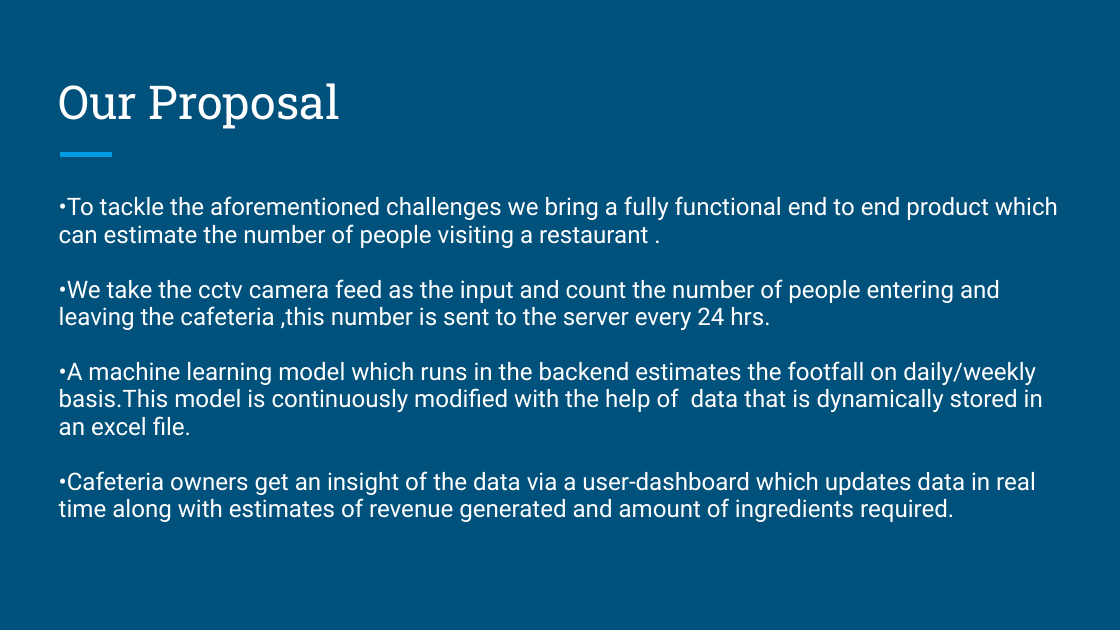
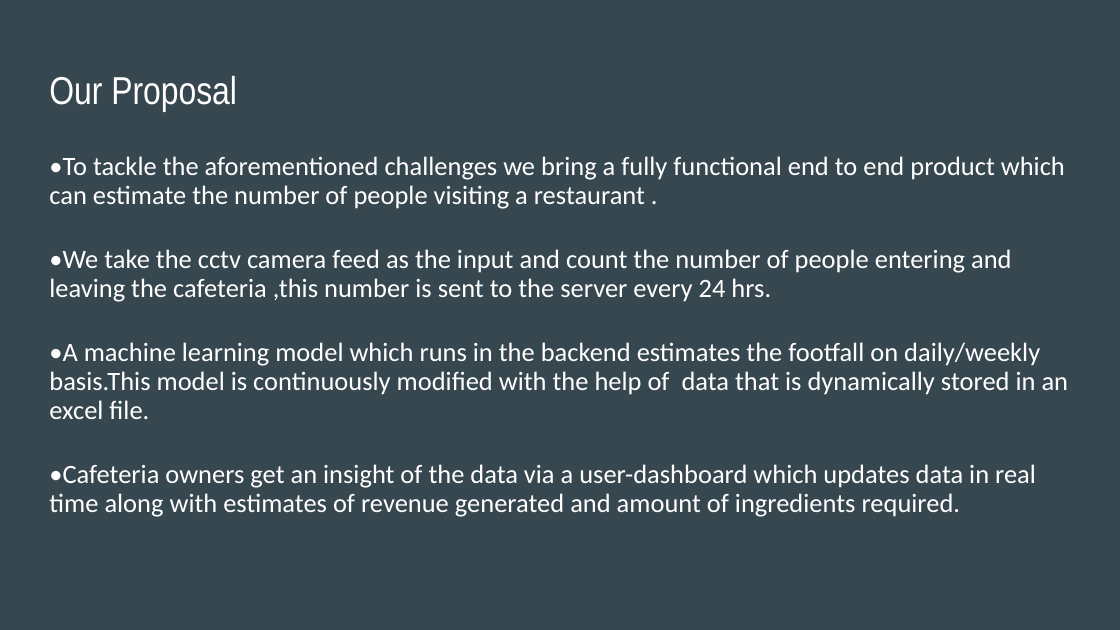
Before and after one commit to smartinternz02/SBSPS-Challenge-9305-Rush-Estimator-for-Corporate-Cafeteria, a slide deck: slide 3 of Presentation.pptx. Drawn at 1120x630 pixels with LibreOffice and Linux fonts; fonts in the diff are those of the drawing. Boxes give left, top, right and bottom in pixels: in the first picture for what was removed or moved away, otherwise in the second. Text is boxed around its words. In the diff, an @@ line names an element or a change of style, - is before the commit and + after.

```diff
--- a/Presentation.pptx
+++ b/Presentation.pptx
@@ background #00517C to #37474F @@
@@ title "Our Proposal": place and size @@
-title "Our Proposal" at (59,83,340,129)
+title "Our Proposal" at (49,76,237,112)
@@ title "Our Proposal" at (49,76,237,112): size 30 to 25 pt, font Roboto Slab to Arial Narrow; vertical alignment bottom to top @@
@@ text "•To tackle the aforementioned challenges ...": place and size @@
-text "•To tackle the aforementioned challenges ..." at (59,196,1058,522)
+text "•To tackle the aforementioned challenges ..." at (49,156,1069,517)
@@ text "•To tackle the aforementioned challenges ..." at (49,156,1069,517): size 15.5 to 17 pt, font Roboto to Calibri; line spacing 0.95 to 0.92 @@
@@ line removed from (60, 155) to (112, 155) @@
```
Also in this commit, not shown: 4 other slides changed, 1 slide added, 28 other files.
